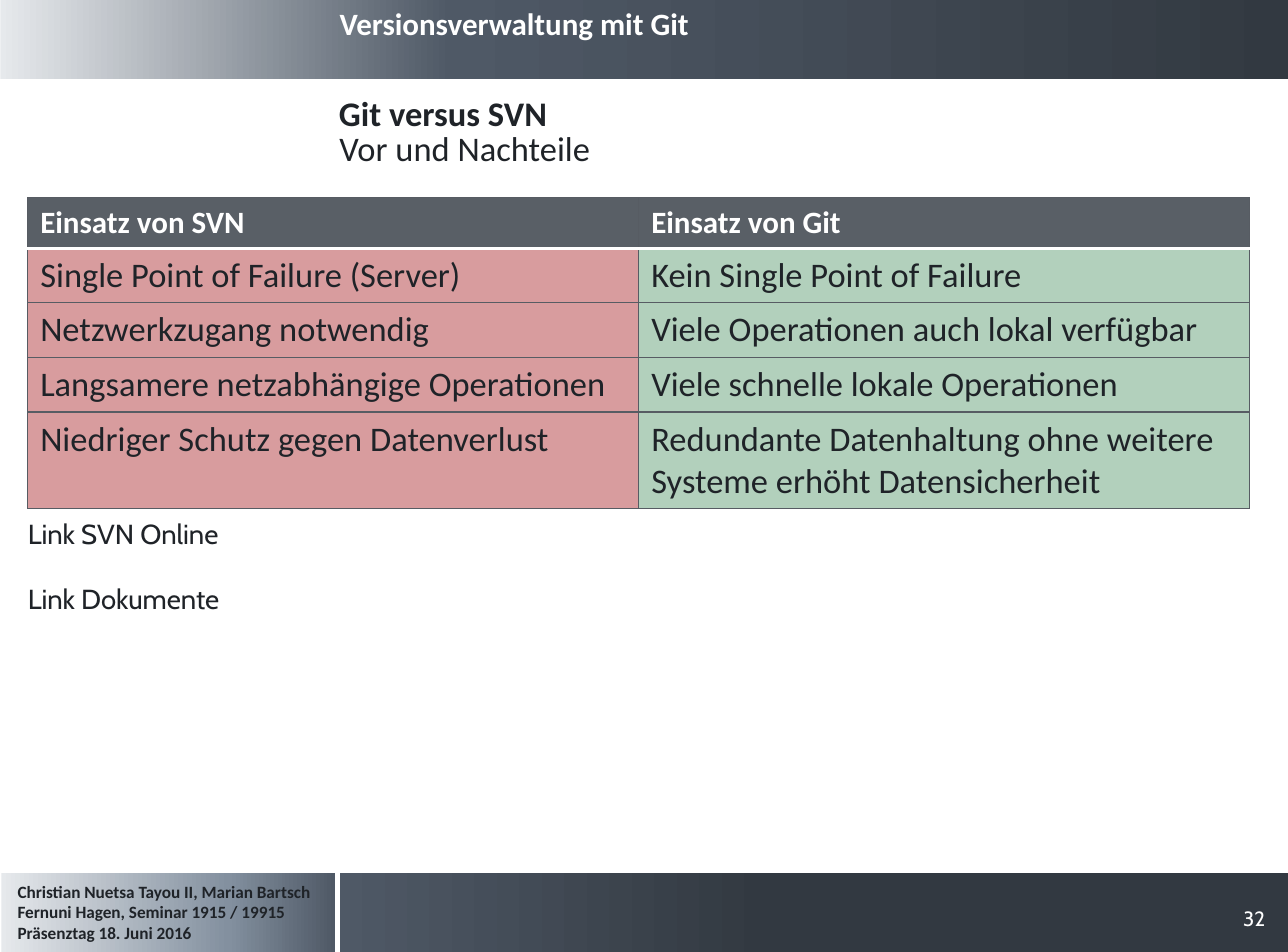
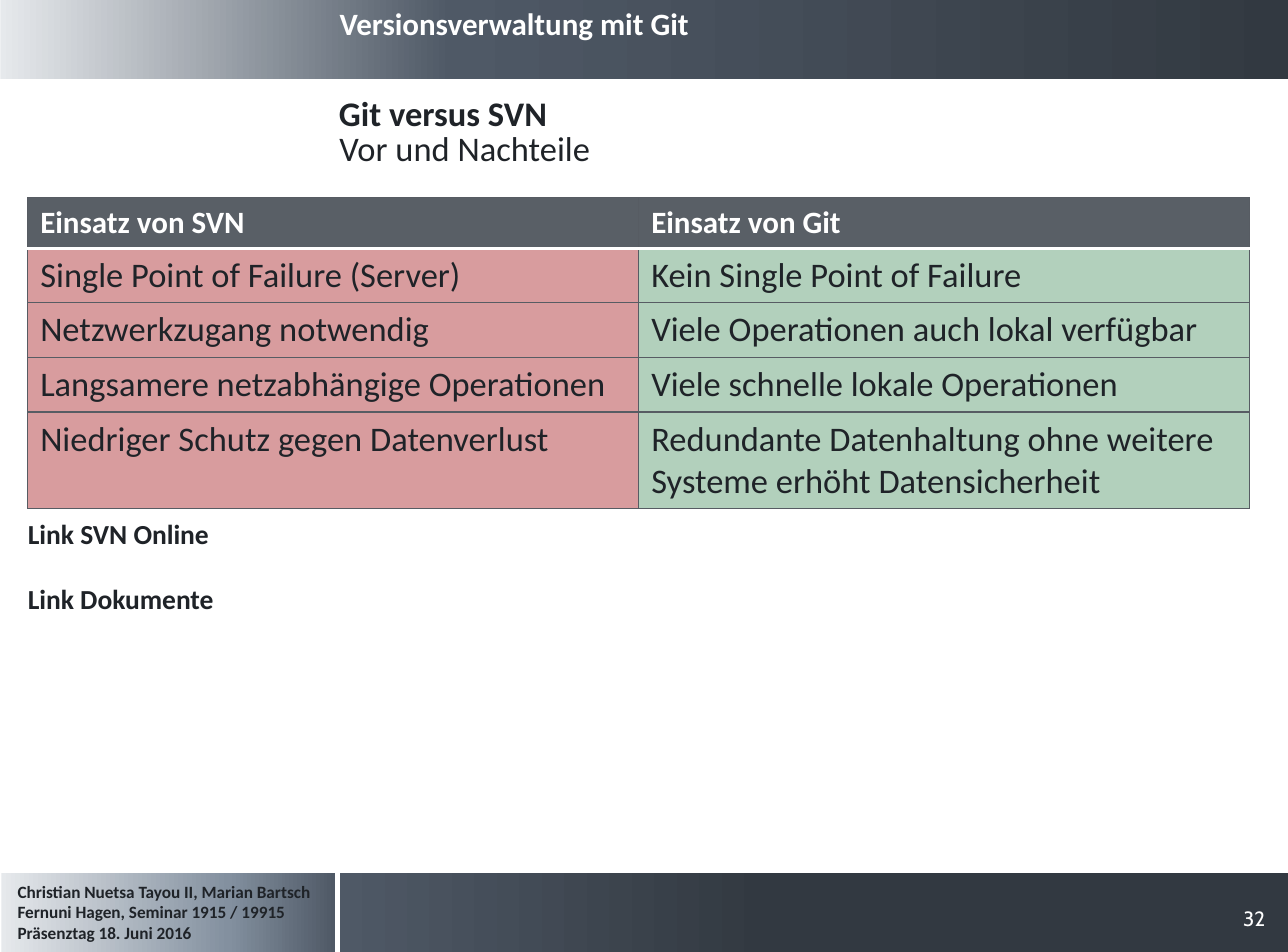
Before and after one commit to cristallin/git-project-seminar, a slide deck: slide 32 of Präsentation_Seminararbeit.pptx. Drawn at 1288x952 pixels with LibreOffice and Linux fonts; fonts in the diff are those of the drawing; background and template pictures are left out. Boxes give left, top, right and bottom in pixels: in the first picture for what was removed or moved away, otherwise in the second. Text is boxed around its words. In the diff, an @@ line names an element or a change of style, - is before the commit and + after.

```diff
--- a/Präsentation_Seminararbeit.pptx
+++ b/Präsentation_Seminararbeit.pptx
@@ text "Link SVN Online" at [28, 524, 209, 544]: font Cabin to Calibri, bold on @@
@@ text "Link Dokumente" at [28, 589, 213, 610]: font Cabin to Calibri, bold on @@
```
Also in this commit, not shown: 5 other slides changed.
